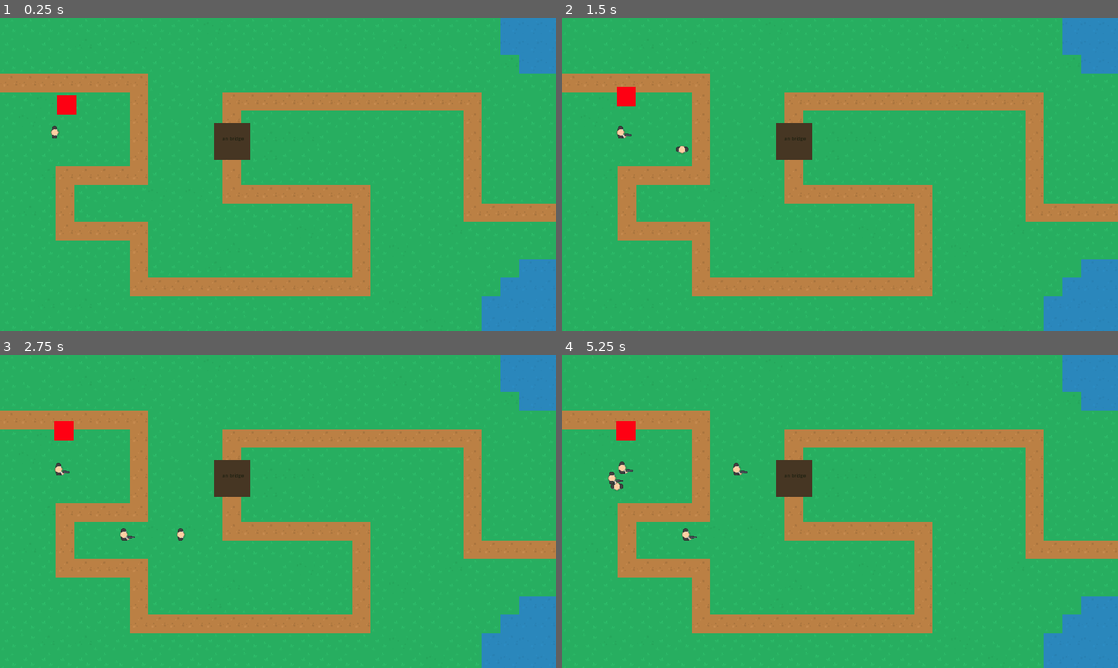
Above: before the commit, frames 1-4 (two rows, left to right).
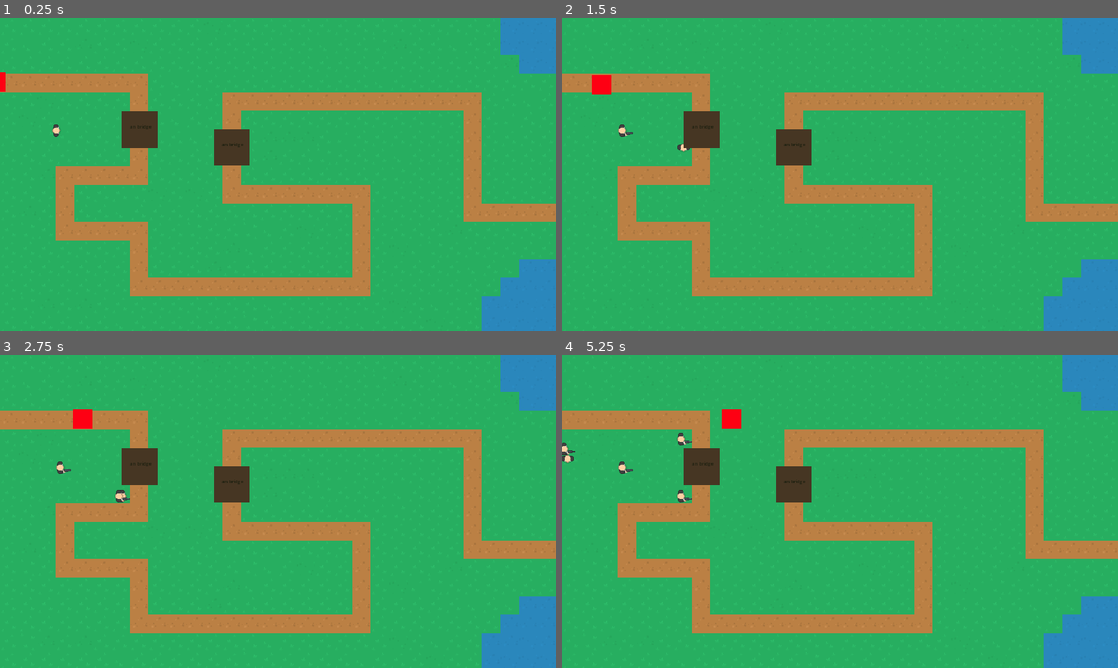
Above: after the commit, the same moments.

Repository: egreenfield323/CS390-group-prototype
Game: Godot game, scene res://Scenes/Levels/level_1.tscn
Two runs of this game, one before a commit and one after it. Both use one fixed random seed, a clock stepped at 60 frames per second and the inputs below.
Inputs (mouse positions are in pixels of both pictures, inside the frame that each line leads up to):
- Up to frame 1 (0.25 s): no input
- Up to frame 2 (1.5 s): move the mouse to (962, 158) at 0.52 s; hold D (move_right) 0.53-1.28 s; tap Space (clone) at 0.6, 1.35 s; move the mouse to (728, 190) at 1.27 s; hold S (move_down) from 1.28 s (still down)
- Up to frame 3 (2.75 s): move the mouse to (333, 442) at 2.02 s; release S (move_down) at 2.03 s; hold D (move_right) from 2.03 s (still down); tap Space (clone) at 2.1 s
- Up to frame 4 (5.25 s): move the mouse to (812, 574) at 2.77 s; release D (move_right) at 2.78 s; hold W (move_up) 2.78-3.53 s; tap Space (clone) every 0.75 s from 2.85 to 5.1 s; move the mouse to (1006, 558) at 3.52 s; hold A (move_left) 3.53-5.03 s; move the mouse to (673, 464) at 4.27 s; move the mouse to (867, 511) at 5.02 s; hold S (move_down) from 5.03 s (still down)

The runs differ from the first frame. In frame 1, 1.4% of the frame differs, in the area x 0-45%, y 17-48%; in frame 2, 1.6%; in frame 3, 1.7%; in frame 4, 1.9%, in the area x 0-45%, y 17-60%.

Commit message:
move track pieces to game objects folder

Diff:
--- a/Project/group-prototype/inDev/RoadSeg/corner4.tscn
+++ b/Project/group-prototype/GameObjects/Track Pieces/Coner 1 - TL/corner1.tscn
@@ -1,47 +1,46 @@
-[gd_scene load_steps=4 format=3 uid="uid://b1oxtqqg8qe64"]
+[gd_scene load_steps=4 format=3 uid="uid://bo0mqeiacl1ur"]
 
-[ext_resource type="Script" path="res://inDev/RoadSeg/corner4.gd" id="1_s0ncc"]
+[ext_resource type="Script" path="res://GameObjects/Track Pieces/Coner 1 - TL/corner1.gd" id="2_tqrdt"]
 
-[sub_resource type="RectangleShape2D" id="RectangleShape2D_e164u"]
+[sub_resource type="RectangleShape2D" id="RectangleShape2D_yb3s6"]
 size = Vector2(128, 64)
 
-[sub_resource type="CircleShape2D" id="CircleShape2D_8h83x"]
+[sub_resource type="CircleShape2D" id="CircleShape2D_12mkd"]
 radius = 20.0
 
-[node name="Corner4" type="Node2D"]
+[node name="Corner1" type="Node2D"]
 
 [node name="StaticBody2D" type="StaticBody2D" parent="."]
-rotation = 4.71239
-collision_mask = 4
 
 [node name="CollisionShape2D" type="CollisionShape2D" parent="StaticBody2D"]
-position = Vector2(32.0001, 64)
-rotation = 1.5708
-shape = SubResource("RectangleShape2D_e164u")
+position = Vector2(64, 32)
+shape = SubResource("RectangleShape2D_yb3s6")
 metadata/_edit_lock_ = true
 
 [node name="CollisionShape2D2" type="CollisionShape2D" parent="StaticBody2D"]
-position = Vector2(64, 31.9999)
-shape = SubResource("RectangleShape2D_e164u")
+position = Vector2(32, 64)
+rotation = 1.5708
+shape = SubResource("RectangleShape2D_yb3s6")
 metadata/_edit_lock_ = true
 
 [node name="turnPoint" type="Area2D" parent="StaticBody2D"]
-position = Vector2(-38, -42)
+position = Vector2(-35, -39)
 collision_mask = 4
-script = ExtResource("1_s0ncc")
+script = ExtResource("2_tqrdt")
 
 [node name="CollisionShape2D" type="CollisionShape2D" parent="StaticBody2D/turnPoint"]
-position = Vector2(38, 42)
-shape = SubResource("CircleShape2D_8h83x")
+position = Vector2(35, 39)
+shape = SubResource("CircleShape2D_12mkd")
 metadata/_edit_lock_ = true
 
 [node name="ColorRect" type="ColorRect" parent="."]
 visible = false
 z_index = -1
-offset_left = -47.0
-offset_top = -45.0
-offset_right = 104.0
-offset_bottom = 47.0
+offset_left = 50.0
+offset_top = -49.0
+offset_right = 201.0
+offset_bottom = 43.0
+rotation = 1.5708
 mouse_filter = 2
 color = Color(0.410168, 0.36547, 0.274345, 1)
 metadata/_edit_lock_ = true
@@ -57,4 +56,4 @@
 color = Color(0.410168, 0.36547, 0.274345, 1)
 metadata/_edit_lock_ = true
 
-[connection signal="body_shape_entered" from="StaticBody2D/turnPoint" to="StaticBody2D/turnPoint" method="_on_body_shape_entered"]
+[connection signal="body_entered" from="StaticBody2D/turnPoint" to="StaticBody2D/turnPoint" method="_on_body_entered"]
--- a/Project/group-prototype/inDev/RoadSeg/corner1.tscn
+++ b/Project/group-prototype/GameObjects/Track Pieces/Corner 2 - TR/corner2.tscn
@@ -1,46 +1,48 @@
-[gd_scene load_steps=4 format=3 uid="uid://bo0mqeiacl1ur"]
+[gd_scene load_steps=4 format=3 uid="uid://c6nmtvp1repet"]
 
-[ext_resource type="Script" path="res://inDev/RoadSeg/corner1.gd" id="2_tqrdt"]
+[ext_resource type="Script" path="res://GameObjects/Track Pieces/Corner 2 - TR/corner2.gd" id="1_aude3"]
 
-[sub_resource type="RectangleShape2D" id="RectangleShape2D_yb3s6"]
+[sub_resource type="RectangleShape2D" id="RectangleShape2D_1k6dq"]
 size = Vector2(128, 64)
 
-[sub_resource type="CircleShape2D" id="CircleShape2D_12mkd"]
+[sub_resource type="CircleShape2D" id="CircleShape2D_upehb"]
 radius = 20.0
 
-[node name="Corner1" type="Node2D"]
+[node name="Corner2" type="Node2D"]
 
 [node name="StaticBody2D" type="StaticBody2D" parent="."]
+rotation = 1.5708
+collision_mask = 4
 
 [node name="CollisionShape2D" type="CollisionShape2D" parent="StaticBody2D"]
-position = Vector2(64, 32)
-shape = SubResource("RectangleShape2D_yb3s6")
+position = Vector2(32.0002, 63.9999)
+rotation = 1.5708
+shape = SubResource("RectangleShape2D_1k6dq")
 metadata/_edit_lock_ = true
 
 [node name="CollisionShape2D2" type="CollisionShape2D" parent="StaticBody2D"]
-position = Vector2(32, 64)
-rotation = 1.5708
-shape = SubResource("RectangleShape2D_yb3s6")
+position = Vector2(64.0001, 31.9998)
+shape = SubResource("RectangleShape2D_1k6dq")
 metadata/_edit_lock_ = true
 
 [node name="turnPoint" type="Area2D" parent="StaticBody2D"]
-position = Vector2(-35, -39)
+position = Vector2(-34, -41)
 collision_mask = 4
-script = ExtResource("2_tqrdt")
+script = ExtResource("1_aude3")
 
 [node name="CollisionShape2D" type="CollisionShape2D" parent="StaticBody2D/turnPoint"]
-position = Vector2(35, 39)
-shape = SubResource("CircleShape2D_12mkd")
+position = Vector2(34, 41)
+shape = SubResource("CircleShape2D_upehb")
 metadata/_edit_lock_ = true
 
 [node name="ColorRect" type="ColorRect" parent="."]
 visible = false
 z_index = -1
-offset_left = 50.0
-offset_top = -49.0
-offset_right = 201.0
-offset_bottom = 43.0
-rotation = 1.5708
+offset_left = 47.0
+offset_top = 46.0
+offset_right = 198.0
+offset_bottom = 138.0
+rotation = 3.14159
 mouse_filter = 2
 color = Color(0.410168, 0.36547, 0.274345, 1)
 metadata/_edit_lock_ = true
@@ -56,4 +58,4 @@
 color = Color(0.410168, 0.36547, 0.274345, 1)
 metadata/_edit_lock_ = true
 
-[connection signal="body_entered" from="StaticBody2D/turnPoint" to="StaticBody2D/turnPoint" method="_on_body_entered"]
+[connection signal="body_shape_entered" from="StaticBody2D/turnPoint" to="StaticBody2D/turnPoint" method="_on_body_shape_entered"]
--- a/Project/group-prototype/inDev/RoadSeg/corner3.tscn
+++ b/Project/group-prototype/GameObjects/Track Pieces/Corner 3 - BR/corner3.tscn
@@ -1,6 +1,6 @@
 [gd_scene load_steps=4 format=3 uid="uid://c8hys8oquiv0s"]
 
-[ext_resource type="Script" path="res://inDev/RoadSeg/corner3.gd" id="1_6m0fs"]
+[ext_resource type="Script" path="res://GameObjects/Track Pieces/Corner 3 - BR/corner3.gd" id="1_6m0fs"]
 
 [sub_resource type="RectangleShape2D" id="RectangleShape2D_epyat"]
 size = Vector2(128, 64)
--- a/Project/group-prototype/inDev/RoadSeg/corner2.tscn
+++ b/Project/group-prototype/GameObjects/Track Pieces/Corner 4 - BL/corner4.tscn
@@ -1,48 +1,47 @@
-[gd_scene load_steps=4 format=3 uid="uid://c6nmtvp1repet"]
+[gd_scene load_steps=4 format=3 uid="uid://b1oxtqqg8qe64"]
 
-[ext_resource type="Script" path="res://inDev/RoadSeg/corner2.gd" id="1_aude3"]
+[ext_resource type="Script" path="res://GameObjects/Track Pieces/Corner 4 - BL/corner4.gd" id="1_s0ncc"]
 
-[sub_resource type="RectangleShape2D" id="RectangleShape2D_1k6dq"]
+[sub_resource type="RectangleShape2D" id="RectangleShape2D_e164u"]
 size = Vector2(128, 64)
 
-[sub_resource type="CircleShape2D" id="CircleShape2D_upehb"]
+[sub_resource type="CircleShape2D" id="CircleShape2D_8h83x"]
 radius = 20.0
 
-[node name="Corner2" type="Node2D"]
+[node name="Corner4" type="Node2D"]
 
 [node name="StaticBody2D" type="StaticBody2D" parent="."]
-rotation = 1.5708
+rotation = 4.71239
 collision_mask = 4
 
 [node name="CollisionShape2D" type="CollisionShape2D" parent="StaticBody2D"]
-position = Vector2(32.0002, 63.9999)
+position = Vector2(32.0001, 64)
 rotation = 1.5708
-shape = SubResource("RectangleShape2D_1k6dq")
+shape = SubResource("RectangleShape2D_e164u")
 metadata/_edit_lock_ = true
 
 [node name="CollisionShape2D2" type="CollisionShape2D" parent="StaticBody2D"]
-position = Vector2(64.0001, 31.9998)
-shape = SubResource("RectangleShape2D_1k6dq")
+position = Vector2(64, 31.9999)
+shape = SubResource("RectangleShape2D_e164u")
 metadata/_edit_lock_ = true
 
 [node name="turnPoint" type="Area2D" parent="StaticBody2D"]
-position = Vector2(-34, -41)
+position = Vector2(-38, -42)
 collision_mask = 4
-script = ExtResource("1_aude3")
+script = ExtResource("1_s0ncc")
 
 [node name="CollisionShape2D" type="CollisionShape2D" parent="StaticBody2D/turnPoint"]
-position = Vector2(34, 41)
-shape = SubResource("CircleShape2D_upehb")
+position = Vector2(38, 42)
+shape = SubResource("CircleShape2D_8h83x")
 metadata/_edit_lock_ = true
 
 [node name="ColorRect" type="ColorRect" parent="."]
 visible = false
 z_index = -1
-offset_left = 47.0
-offset_top = 46.0
-offset_right = 198.0
-offset_bottom = 138.0
-rotation = 3.14159
+offset_left = -47.0
+offset_top = -45.0
+offset_right = 104.0
+offset_bottom = 47.0
 mouse_filter = 2
 color = Color(0.410168, 0.36547, 0.274345, 1)
 metadata/_edit_lock_ = true
--- a/Project/group-prototype/Scenes/Levels/level_1.tscn
+++ b/Project/group-prototype/Scenes/Levels/level_1.tscn
@@ -1,11 +1,14 @@
-[gd_scene load_steps=9 format=4 uid="uid://iv3b63bif04u"]
+[gd_scene load_steps=12 format=4 uid="uid://iv3b63bif04u"]
 
 [ext_resource type="Texture2D" uid="uid://dfg8n1uqc24i6" path="res://Assets/Map/spritesheet_tiles.png" id="1_weqk7"]
 [ext_resource type="PackedScene" uid="uid://ct8m3lnd83bcm" path="res://GameObjects/Player/player.tscn" id="2_m2v75"]
-[ext_resource type="PackedScene" uid="uid://416a3htd83up" path="res://inDev/RoadSeg/bridgeStraight.tscn" id="3_ey0au"]
-[ext_resource type="PackedScene" uid="uid://vx3mr66olv7a" path="res://inDev/RoadSeg/straight.tscn" id="4_6etlb"]
-[ext_resource type="PackedScene" uid="uid://c6nmtvp1repet" path="res://inDev/RoadSeg/corner2.tscn" id="5_8o50b"]
+[ext_resource type="PackedScene" uid="uid://416a3htd83up" path="res://GameObjects/Track Pieces/bridgeStraight.tscn" id="3_ey0au"]
+[ext_resource type="PackedScene" uid="uid://vx3mr66olv7a" path="res://GameObjects/Track Pieces/straight.tscn" id="4_6etlb"]
+[ext_resource type="PackedScene" uid="uid://c6nmtvp1repet" path="res://GameObjects/Track Pieces/Corner 2 - TR/corner2.tscn" id="5_8o50b"]
 [ext_resource type="PackedScene" uid="uid://c2b20y8ngnk2s" path="res://inDev/Enemy.tscn" id="6_s84bn"]
+[ext_resource type="PackedScene" uid="uid://b1oxtqqg8qe64" path="res://GameObjects/Track Pieces/Corner 4 - BL/corner4.tscn" id="7_ungbw"]
+[ext_resource type="PackedScene" uid="uid://c8hys8oquiv0s" path="res://GameObjects/Track Pieces/Corner 3 - BR/corner3.tscn" id="8_csfg5"]
+[ext_resource type="PackedScene" uid="uid://bo0mqeiacl1ur" path="res://GameObjects/Track Pieces/Coner 1 - TL/corner1.tscn" id="9_c7c03"]
 
 [sub_resource type="TileSetAtlasSource" id="TileSetAtlasSource_h7icd"]
 texture = ExtResource("1_weqk7")
@@ -556,28 +559,121 @@
 metadata/_edit_lock_ = true
 
 [node name="Enemy" parent="." instance=ExtResource("6_s84bn")]
-position = Vector2(232, 340)
-collision_layer = 5
+position = Vector2(-42, 230)
+collision_mask = 0
+direction = Vector2(1, 0)
 
 [node name="Track" type="Node2D" parent="."]
 
 [node name="Straight" parent="Track" instance=ExtResource("4_6etlb")]
-position = Vector2(-1, 196)
+position = Vector2(64, 224)
 
 [node name="Straight2" parent="Track" instance=ExtResource("4_6etlb")]
-position = Vector2(148, 196)
+position = Vector2(192, 224)
 
 [node name="Straight3" parent="Track" instance=ExtResource("4_6etlb")]
-position = Vector2(297, 196)
+position = Vector2(320, 224)
 
 [node name="Corner2" parent="Track" instance=ExtResource("5_8o50b")]
-position = Vector2(475, 225)
+position = Vector2(512, 192)
 
 [node name="BridgeStraight" parent="Track" instance=ExtResource("3_ey0au")]
-position = Vector2(799, 400)
+position = Vector2(798, 421)
+
+[node name="Corner4" parent="Track" instance=ExtResource("7_ungbw")]
+position = Vector2(192, 768)
+
+[node name="Corner3" parent="Track" instance=ExtResource("8_csfg5")]
+position = Vector2(512, 576)
+
+[node name="Corner1" parent="Track" instance=ExtResource("9_c7c03")]
+position = Vector2(192, 512)
+
+[node name="Straight5" parent="Track" instance=ExtResource("4_6etlb")]
+position = Vector2(349, 544)
+
+[node name="Straight6" parent="Track" instance=ExtResource("4_6etlb")]
+position = Vector2(352, 736)
+
+[node name="Corner5" parent="Track" instance=ExtResource("5_8o50b")]
+position = Vector2(512, 704)
+
+[node name="Corner6" parent="Track" instance=ExtResource("7_ungbw")]
+position = Vector2(448, 960)
+
+[node name="Straight7" parent="Track" instance=ExtResource("4_6etlb")]
+position = Vector2(640, 928)
+
+[node name="Straight8" parent="Track" instance=ExtResource("4_6etlb")]
+position = Vector2(768, 928)
+
+[node name="Straight9" parent="Track" instance=ExtResource("4_6etlb")]
+position = Vector2(896, 928)
+
+[node name="Straight10" parent="Track" instance=ExtResource("4_6etlb")]
+position = Vector2(1024, 928)
+
+[node name="Corner7" parent="Track" instance=ExtResource("8_csfg5")]
+position = Vector2(1280, 960)
+
+[node name="Straight11" parent="Track" instance=ExtResource("4_6etlb")]
+position = Vector2(1122, 928)
+
+[node name="Corner8" parent="Track" instance=ExtResource("5_8o50b")]
+position = Vector2(1280, 576)
+
+[node name="Corner9" parent="Track" instance=ExtResource("7_ungbw")]
+position = Vector2(768, 640)
+
+[node name="Corner10" parent="Track" instance=ExtResource("9_c7c03")]
+position = Vector2(768, 256)
+
+[node name="Straight12" parent="Track" instance=ExtResource("4_6etlb")]
+position = Vector2(960, 288)
+
+[node name="Straight13" parent="Track" instance=ExtResource("4_6etlb")]
+position = Vector2(1088, 288)
+
+[node name="Straight14" parent="Track" instance=ExtResource("4_6etlb")]
+position = Vector2(1216, 288)
+
+[node name="Straight15" parent="Track" instance=ExtResource("4_6etlb")]
+position = Vector2(1344, 288)
+
+[node name="Straight16" parent="Track" instance=ExtResource("4_6etlb")]
+position = Vector2(1473, 288)
+
+[node name="Straight17" parent="Track" instance=ExtResource("4_6etlb")]
+position = Vector2(959, 608)
+
+[node name="Straight18" parent="Track" instance=ExtResource("4_6etlb")]
+position = Vector2(1087, 608)
+
+[node name="Corner11" parent="Track" instance=ExtResource("5_8o50b")]
+position = Vector2(1664, 256)
+
+[node name="Corner12" parent="Track" instance=ExtResource("7_ungbw")]
+position = Vector2(1600, 704)
+
+[node name="Straight19" parent="Track" instance=ExtResource("4_6etlb")]
+position = Vector2(1792, 672)
+
+[node name="Straight20" parent="Track" instance=ExtResource("4_6etlb")]
+position = Vector2(1632, 449)
+rotation = 1.5708
+
+[node name="Straight21" parent="Track" instance=ExtResource("4_6etlb")]
+position = Vector2(1632, 567)
+rotation = 1.5708
+
+[node name="Straight22" parent="Track" instance=ExtResource("4_6etlb")]
+position = Vector2(1920, 672)
 
 [node name="Player" parent="." node_paths=PackedStringArray("CLONES_NODE") instance=ExtResource("2_m2v75")]
 position = Vector2(195, 388)
 CLONES_NODE = NodePath("../Clones")
 
 [node name="Clones" type="Node2D" parent="."]
+
+[node name="BridgeStraight" parent="." instance=ExtResource("3_ey0au")]
+position = Vector2(480, 359)
--- a/Project/group-prototype/inDev/enemyPathTrial.tscn
+++ b/Project/group-prototype/inDev/enemyPathTrial.tscn
@@ -1,12 +1,12 @@
 [gd_scene load_steps=9 format=3 uid="uid://btxkcolngywjh"]
 
 [ext_resource type="PackedScene" uid="uid://c2b20y8ngnk2s" path="res://inDev/Enemy.tscn" id="1_l8jet"]
-[ext_resource type="PackedScene" uid="uid://bo0mqeiacl1ur" path="res://inDev/RoadSeg/corner1.tscn" id="2_a1ipn"]
-[ext_resource type="PackedScene" uid="uid://c6nmtvp1repet" path="res://inDev/RoadSeg/corner2.tscn" id="3_khwjg"]
-[ext_resource type="PackedScene" uid="uid://c8hys8oquiv0s" path="res://inDev/RoadSeg/corner3.tscn" id="4_7auwl"]
-[ext_resource type="PackedScene" uid="uid://b1oxtqqg8qe64" path="res://inDev/RoadSeg/corner4.tscn" id="5_fml7a"]
-[ext_resource type="PackedScene" uid="uid://vx3mr66olv7a" path="res://inDev/RoadSeg/straight.tscn" id="5_ojqbl"]
-[ext_resource type="PackedScene" uid="uid://416a3htd83up" path="res://inDev/RoadSeg/bridgeStraight.tscn" id="7_dsvup"]
+[ext_resource type="PackedScene" uid="uid://bo0mqeiacl1ur" path="res://GameObjects/Track Pieces/Coner 1 - TL/corner1.tscn" id="2_a1ipn"]
+[ext_resource type="PackedScene" uid="uid://c6nmtvp1repet" path="res://GameObjects/Track Pieces/Corner 2 - TR/corner2.tscn" id="3_khwjg"]
+[ext_resource type="PackedScene" uid="uid://c8hys8oquiv0s" path="res://GameObjects/Track Pieces/Corner 3 - BR/corner3.tscn" id="4_7auwl"]
+[ext_resource type="PackedScene" uid="uid://b1oxtqqg8qe64" path="res://GameObjects/Track Pieces/Corner 4 - BL/corner4.tscn" id="5_fml7a"]
+[ext_resource type="PackedScene" uid="uid://vx3mr66olv7a" path="res://GameObjects/Track Pieces/straight.tscn" id="5_ojqbl"]
+[ext_resource type="PackedScene" uid="uid://416a3htd83up" path="res://GameObjects/Track Pieces/bridgeStraight.tscn" id="7_dsvup"]
 [ext_resource type="PackedScene" uid="uid://ct8m3lnd83bcm" path="res://GameObjects/Player/player.tscn" id="8_1a68v"]
 
 [node name="EnemyPathTrial" type="Node2D"]
Renamed: Project/group-prototype/inDev/RoadSeg/corner1.gd -> Project/group-prototype/GameObjects/Track Pieces/Coner 1 - TL/corner1.gd
Renamed: Project/group-prototype/inDev/RoadSeg/corner2.gd -> Project/group-prototype/GameObjects/Track Pieces/Corner 2 - TR/corner2.gd
Renamed: Project/group-prototype/inDev/RoadSeg/corner3.gd -> Project/group-prototype/GameObjects/Track Pieces/Corner 3 - BR/corner3.gd
Renamed: Project/group-prototype/inDev/RoadSeg/corner4.gd -> Project/group-prototype/GameObjects/Track Pieces/Corner 4 - BL/corner4.gd
Renamed: Project/group-prototype/inDev/RoadSeg/bridgeStraight.tscn -> Project/group-prototype/GameObjects/Track Pieces/bridgeStraight.tscn
Renamed: Project/group-prototype/inDev/RoadSeg/straight.tscn -> Project/group-prototype/GameObjects/Track Pieces/straight.tscn
